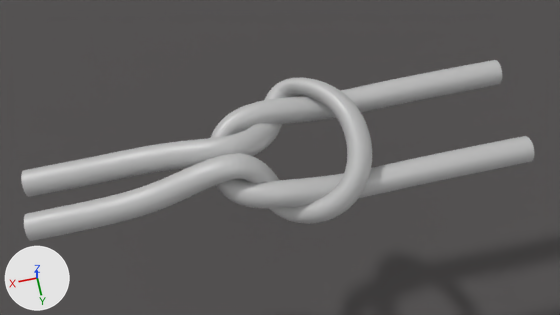
Renders of the Blender file knot_blank.blend from each side of a commit.
Before and after are seen from the file's camera 'Camera'. Arrows for +X, +Y and +Z are at lower left; the lights stay in place.

In view in the first picture: 'Knot', 'Plane'.
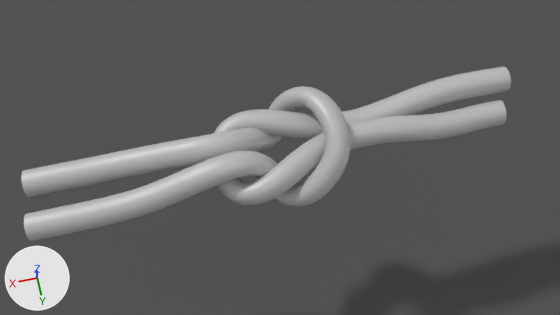
Changed parts and their boxes [x1, y1, x2, y2] in the pictures (560 x 315 px):
'Knot', reshaped: before [21, 60, 534, 241]; after [21, 66, 511, 241]

What changed in the scene script:
```text
Change cu_untitled:
    where _sp = cu_untitled.splines.new('POLY'); _sp.points.add(38)
    remove _sp.points.foreach_set('co', [3.422, -0.3, 0.0, 0.0, 3.122, -0.3, 0.0, 0.0, 2.822, -0.3, 0.0000324, 0.0, 2.522, -0.3, 0.000285, 0.0, 2.222, -0.3, 0.00186, 0.0, 1.922, -0.3, 0.00879, 0.0, 1.622, -0.3, 0.0293, 0.0, 1.306, -0.265, 0.142, 0.0, 0.834, -0.0606, 0.358, 0.0, 0.446, 0.0368, 0.434, 0.0, 0.246, -0.102, 0.287, 0.0, 0.157, -0.323, 0.0288, 0.0, 0.042, -0.398, -0.123, 0.0, -0.0522, -0.533, -0.162, 0.0, -0.142, -0.738, -0.104, 0.0, -0.198, -1.09, -0.109, 0.0, -0.373, -1.172, -0.000585, 0.0, -0.869, -0.796, 0.279, 0.0, -1.148, -0.326, 0.512, 0.0, -1.139, 0.127, 0.364, 0.0, -1.073, 0.521, 0.319, 0.0, -0.883, 0.825, 0.22, 0.0, -0.59, 0.952, 0.0438, 0.0, -0.302, 0.892, -0.1, 0.0, -0.0621, 0.733, -0.234, 0.0, 0.0642, 0.607, -0.349, 0.0, 0.142, 0.458, -0.288, 0.0, 0.192, 0.292, -0.0298, 0.0, 0.272, 0.171, 0.343, 0.0, 0.425, 0.118, 0.518, 0.0, 0.805, 0.148, 0.417, 0.0, 1.255, 0.238, 0.159, 0.0, 1.594, 0.27, 0.0303, 0.0, 1.913, 0.29, 0.00936, 0.0, 2.222, 0.3, 0.00186, 0.0, 2.522, 0.3, 0.000285, 0.0, 2.822, 0.3, 0.0000324, 0.0, 3.122, 0.3, 0.0, 0.0, 3.422, 0.3, 0.0, 0.0])
    add _sp.points.foreach_set('co', [3.422, -0.3, 0.0, 0.0, 3.122, -0.3, 0.0, 0.0, 2.822, -0.3, 0.0000758, 0.0, 2.522, -0.3, 0.000526, 0.0, 2.222, -0.3, 0.00278, 0.0, 1.922, -0.3, 0.0115, 0.0, 1.623, -0.297, 0.0429, 0.0, 1.309, -0.245, 0.154, 0.0, 0.885, -0.124, 0.335, 0.0, 0.506, -0.107, 0.395, 0.0, 0.278, -0.231, 0.216, 0.0, 0.13, -0.338, -0.112, 0.0, -0.00432, -0.38, -0.314, 0.0, -0.101, -0.478, -0.359, 0.0, -0.143, -0.628, -0.268, 0.0, -0.175, -0.801, -0.126, 0.0, -0.362, -0.837, 0.0642, 0.0, -0.637, -0.809, 0.333, 0.0, -0.792, -0.415, 0.462, 0.0, -0.84, -0.0889, 0.388, 0.0, -0.867, 0.194, 0.353, 0.0, -0.768, 0.389, 0.252, 0.0, -0.528, 0.48, 0.0689, 0.0, -0.339, 0.647, -0.126, 0.0, -0.173, 0.577, -0.267, 0.0, -0.0241, 0.466, -0.378, 0.0, 0.0465, 0.31, -0.342, 0.0, 0.0905, 0.144, -0.117, 0.0, 0.179, 0.0741, 0.242, 0.0, 0.367, 0.0848, 0.439, 0.0, 0.774, 0.153, 0.376, 0.0, 1.246, 0.231, 0.173, 0.0, 1.593, 0.267, 0.0469, 0.0, 1.912, 0.289, 0.0122, 0.0, 2.22, 0.298, 0.00287, 0.0, 2.522, 0.3, 0.000531, 0.0, 2.822, 0.3, 0.0000759, 0.0, 3.122, 0.3, 0.0, 0.0, 3.422, 0.3, 0.0, 0.0])
    where _sp = cu_untitled.splines.new('POLY'); _sp.points.add(34)
    remove _sp.points.foreach_set('co', [-3.478, -0.6, 0.0, 0.0, -3.178, -0.6, 0.0, 0.0, -2.878, -0.6, 0.0, 0.0, -2.578, -0.6, -0.0000325, 0.0, -2.278, -0.6, -0.000285, 0.0, -1.978, -0.6, -0.00185, 0.0, -1.678, -0.6, -0.00876, 0.0, -1.378, -0.6, -0.0291, 0.0, -1.078, -0.6, -0.0635, 0.0, -0.779, -0.6, -0.0794, 0.0, -0.499, -0.604, -0.027, 0.0, -0.234, -0.611, 0.0603, 0.0, 0.0231, -0.617, 0.121, 0.0, 0.272, -0.614, 0.115, 0.0, 0.498, -0.58, 0.0738, 0.0, 0.666, -0.48, 0.0224, 0.0, 0.747, -0.293, -0.0184, 0.0, 0.765, -0.0461, -0.0277, 0.0, 0.747, 0.205, -0.0184, 0.0, 0.666, 0.401, 0.0224, 0.0, 0.498, 0.512, 0.0738, 0.0, 0.272, 0.559, 0.115, 0.0, 0.0231, 0.578, 0.121, 0.0, -0.234, 0.589, 0.0603, 0.0, -0.499, 0.596, -0.027, 0.0, -0.779, 0.6, -0.0794, 0.0, -1.078, 0.6, -0.0635, 0.0, -1.378, 0.6, -0.0291, 0.0, -1.678, 0.6, -0.00876, 0.0, -1.978, 0.6, -0.00185, 0.0, -2.278, 0.6, -0.000285, 0.0, -2.578, 0.6, -0.0000325, 0.0, -2.878, 0.6, 0.0, 0.0, -3.178, 0.6, 0.0, 0.0, -3.478, 0.6, 0.0, 0.0])
    add _sp.points.foreach_set('co', [-3.545, -0.461, 0.0249, 0.0, -3.248, -0.46, 0.0243, 0.0, -2.945, -0.477, 0.02, 0.0, -2.637, -0.497, 0.0117, 0.0, -2.331, -0.481, -0.00331, 0.0, -2.029, -0.43, -0.0244, 0.0, -1.729, -0.363, -0.051, 0.0, -1.429, -0.303, -0.0845, 0.0, -1.129, -0.275, -0.118, 0.0, -0.828, -0.296, -0.119, 0.0, -0.547, -0.322, -0.0511, 0.0, -0.278, -0.369, 0.049, 0.0, -0.00146, -0.486, 0.108, 0.0, 0.263, -0.576, 0.106, 0.0, 0.485, -0.573, 0.0672, 0.0, 0.638, -0.508, 0.00191, 0.0, 0.734, -0.291, -0.0177, 0.0, 0.759, -0.0456, -0.0253, 0.0, 0.741, 0.201, -0.0293, 0.0, 0.673, 0.417, -0.0724, 0.0, 0.489, 0.538, -0.0466, 0.0, 0.26, 0.508, 0.095, 0.0, -0.000981, 0.416, 0.13, 0.0, -0.235, 0.219, 0.0894, 0.0, -0.468, -0.0148, 0.0227, 0.0, -0.828, -0.0821, -0.00264, 0.0, -1.182, -0.0918, 0.0152, 0.0, -1.472, -0.0845, 0.0235, 0.0, -1.743, -0.047, -0.0016, 0.0, -2.002, -0.00591, -0.0509, 0.0, -2.262, 0.017, -0.104, 0.0, -2.531, -0.00317, -0.145, 0.0, -2.814, -0.0632, -0.167, 0.0, -3.105, -0.0857, -0.172, 0.0, -3.405, -0.0395, -0.16, 0.0])
```
